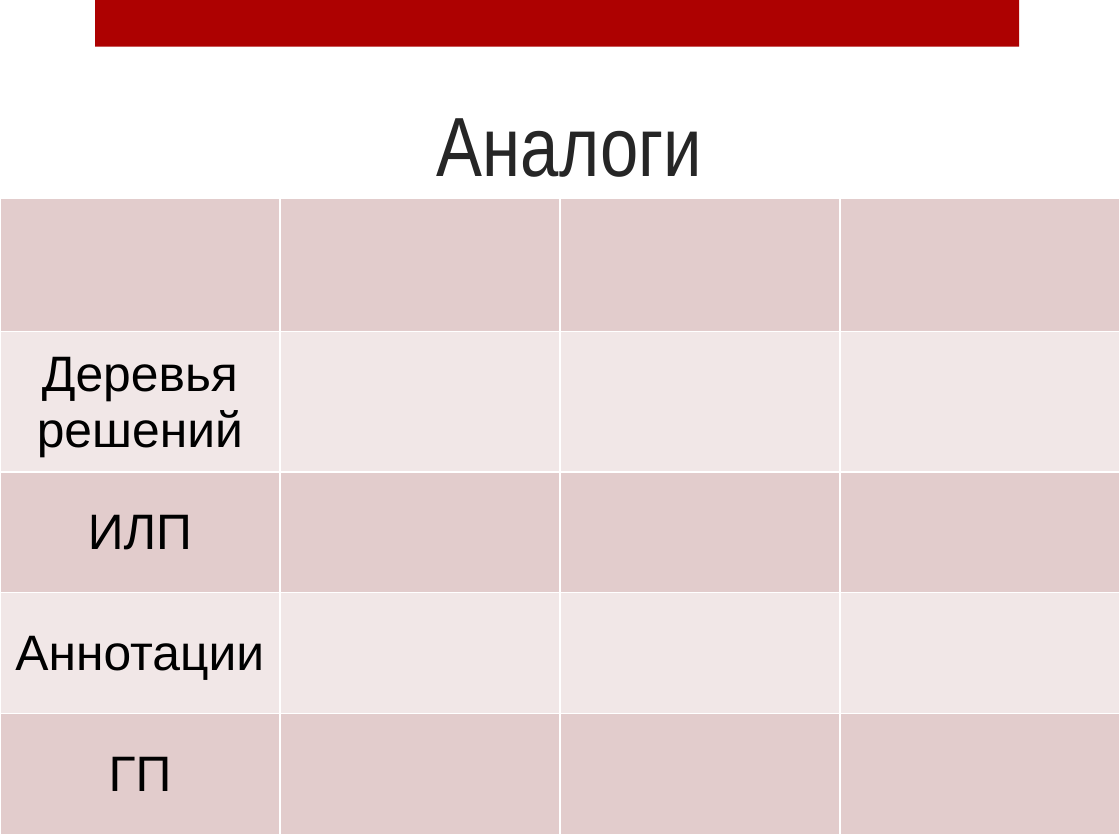
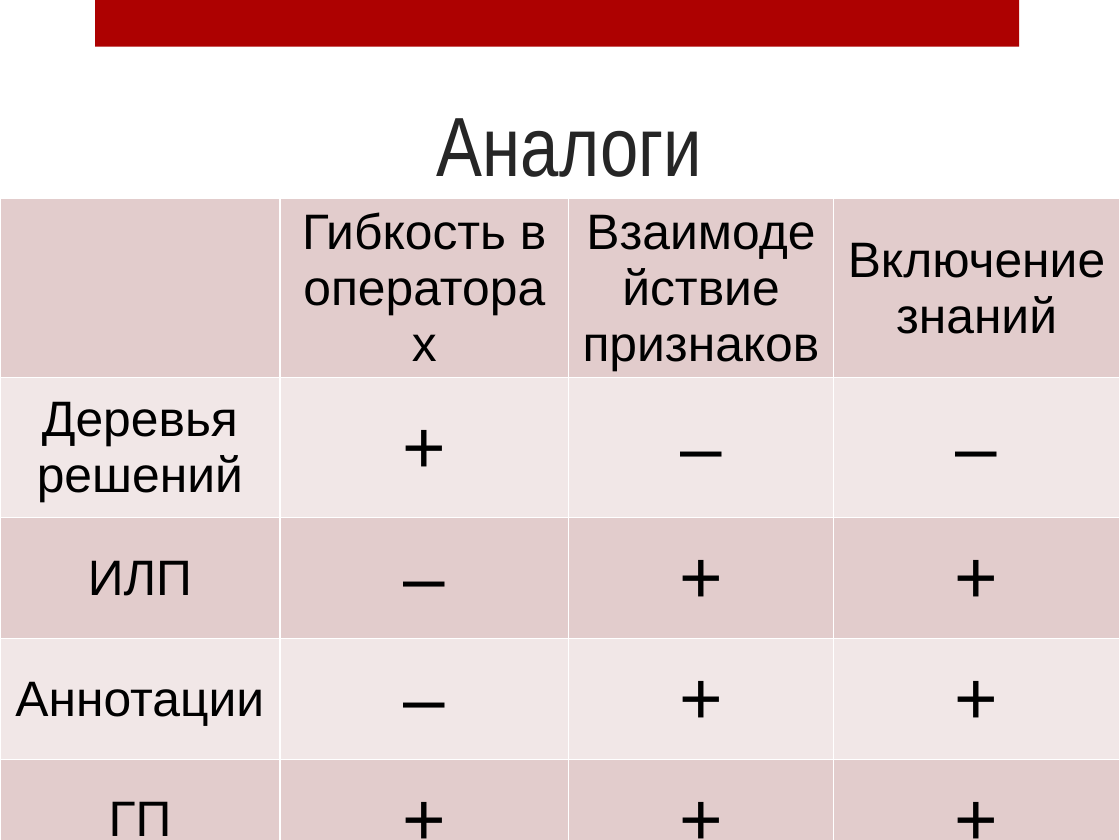
Before and after one commit to AnnaIbakaeva/Genetic, a slide deck: slide 10 of Диплом/Магистратура.pptx (slide 4 before the commit). Drawn at 1120x840 pixels with LibreOffice and Linux fonts; fonts in the diff are those of the drawing; background and template pictures are left out. Boxes give left, top, right and bottom in pixels: in the first picture for what was removed or moved away, otherwise in the second. Text is boxed around its words. In the diff, an @@ line names an element or a change of style, - is before the commit and + after.

```diff
--- a/Диплом/Магистратура.pptx
+++ b/Диплом/Магистратура.pptx
@@ table at box(0, 198, 1120, 840) @@
-row 1:  |  |  | 
+row 1:  | Гибкость в операторах | Взаимодействие признаков | Включение знаний
-row 2: Деревья решений |  |  | 
+row 2: Деревья решений | + | – | –
-row 3: ИЛП |  |  | 
+row 3: ИЛП | – | + | +
-row 4: Аннотации |  |  | 
+row 4: Аннотации | – | + | +
-row 5: ГП |  |  | 
+row 5: ГП | + | + | +
```
Also in this commit, not shown: 2 other slides changed, 3 slides added, 7 slides removed, 2 other files.
